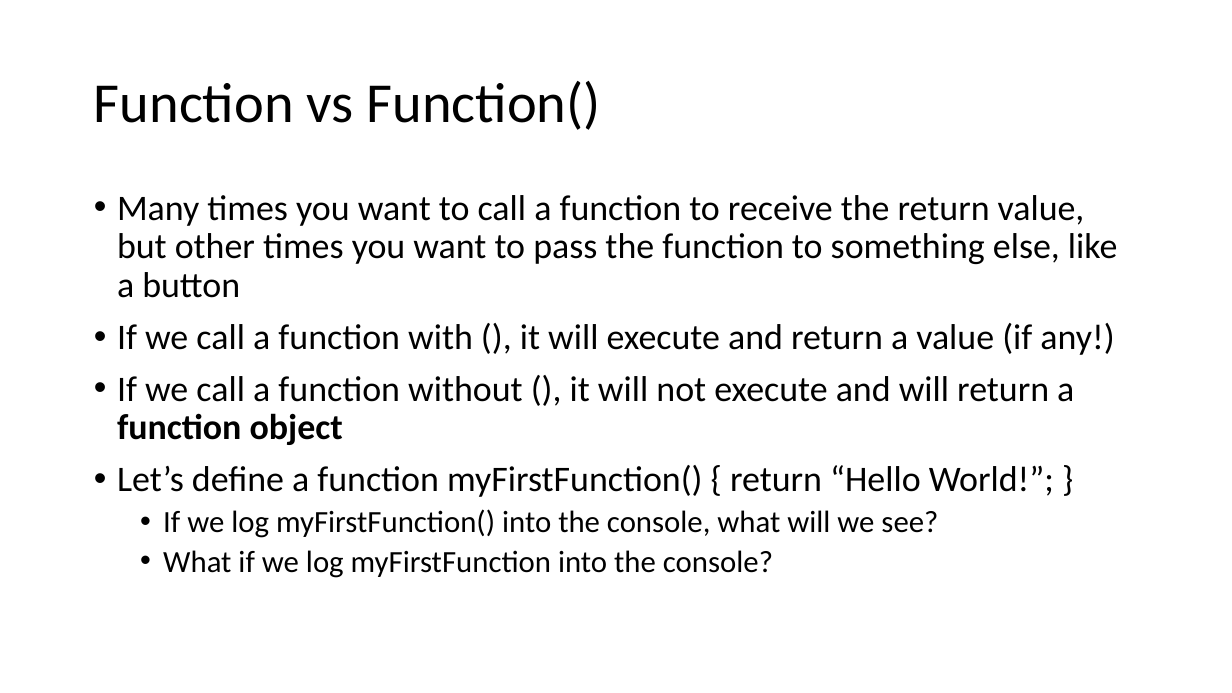
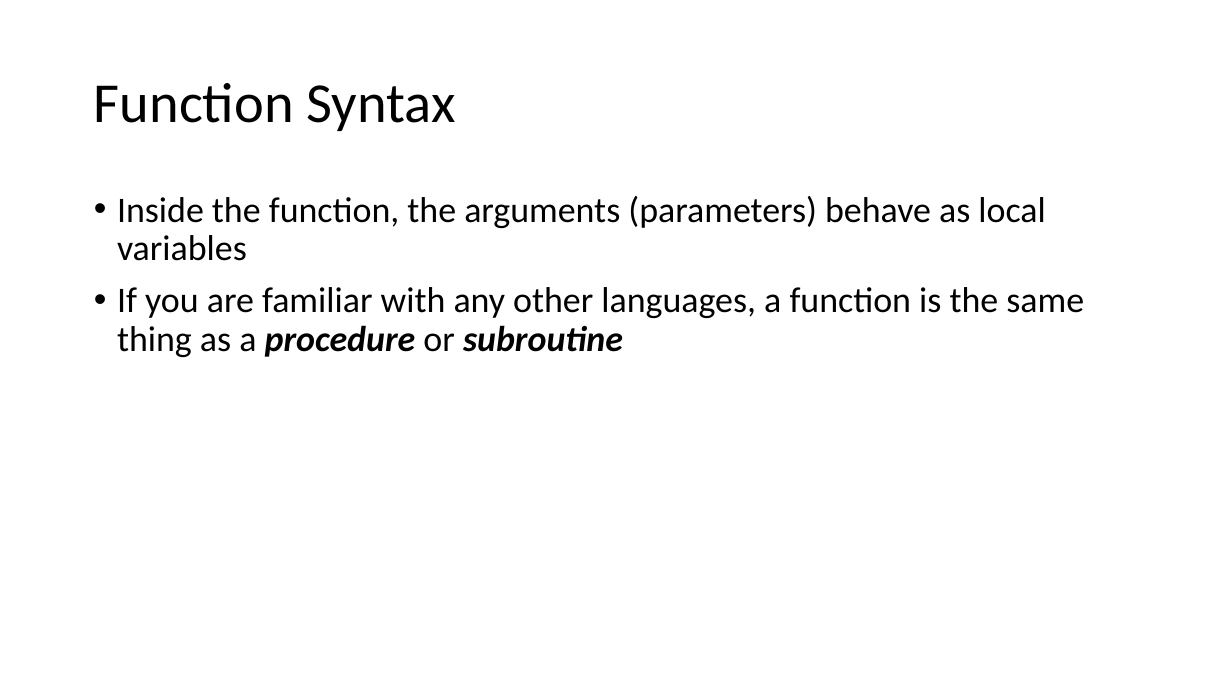
Before and after one commit to YWCANWIL-TechLab/Module3-Exercises, a slide deck: slide 25 of slides/Module 3 - Data Types.pptx (slide 18 before the commit). Drawn at 1232x693 pixels with LibreOffice and Linux fonts; fonts in the diff are those of the drawing. Boxes give left, top, right and bottom in pixels: in the first picture for what was removed or moved away, otherwise in the second. Text is boxed around its words. In the diff, an @@ line names an element or a change of style, - is before the commit and + after.

```diff
--- a/slides/Module 3 - Data Types.pptx
+++ b/slides/Module 3 - Data Types.pptx
@@ title at (94,83,456,131): text changed @@
-Function vs Function()
+Function Syntax
@@ text at (117,196,1084,357): text changed @@
-• Many times you want to call a function to receive the return value, but other times you want to pass the function to something else, like a button
-• If we call a function with (), it will execute and return a value (if any!)
-• If we call a function without (), it will not execute and will return a function object
-• Let’s define a function myFirstFunction() { return “Hello World!”; }
-  • If we log myFirstFunction() into the console, what will we see?
-  • What if we log myFirstFunction into the console?
+• Inside the function, the arguments (parameters) behave as local variables
+• If you are familiar with any other languages, a function is the same thing as a procedure or subroutine
```
Also in this commit, not shown: 8 other slides changed, 40 slides added, 17 slides removed.
